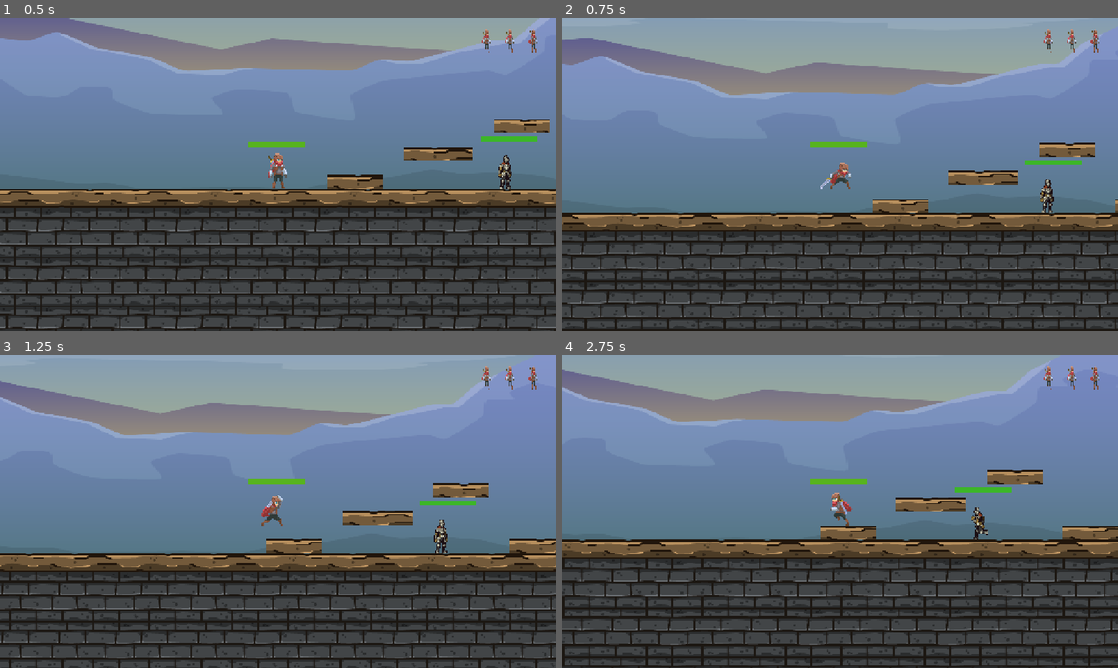
Above: before the commit, frames 1-4 (two rows, left to right).
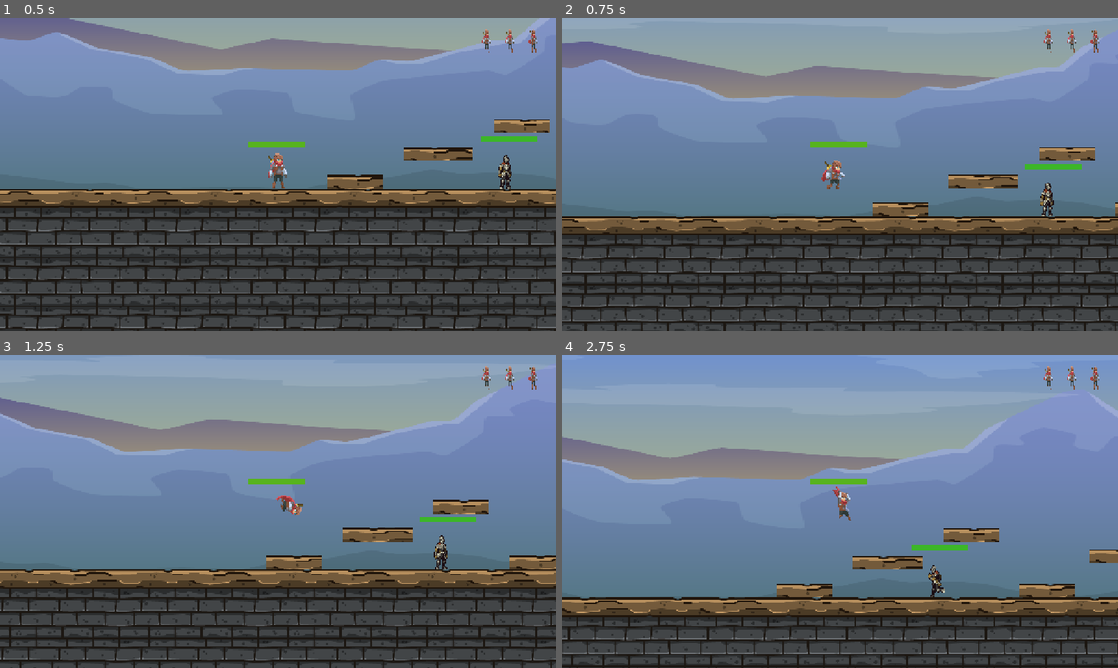
Above: after the commit, the same moments.

Repository: NicoCuadrado/FinalProgAvanzadaGodot
Game: Godot game, scene res://escenas/nivel_1.tscn
The game is run twice, just before and just after one commit, with the same random seed, the same clock (stepped at 60 frames per second) and the same inputs.
Inputs (mouse positions are in pixels of both pictures, inside the frame that each line leads up to):
- Up to frame 1 (0.5 s): no input
- Up to frame 2 (0.75 s): tap Enter (ui_accept) at 0.5, 0.6 s; move the mouse to (962, 158) at 0.52 s; hold Right (ui_right) from 0.53 s (still down); click (962, 158) at 0.67 s
- Up to frame 3 (1.25 s): keep holding Right (ui_right); tap Enter (ui_accept) at 0.77, 1.07 s
- Up to frame 4 (2.75 s): move the mouse to (728, 527) at 1.27 s; tap Enter (ui_accept) at 1.35, 1.52, 1.82, 2.1 s; move the mouse to (895, 442) at 2.02 s; release Right (ui_right) at 2.03 s; hold Left (ui_left) from 2.03 s (still down)

Frame 1 is identical in both runs. In frame 2, 27% of the frame differs, in the area x 0-100%, y 4-100%; in frame 3, 39%; in frame 4, 71%, in the area x 0-100%, y 0-100%.

Commit message:
Doble salto
Agregue la animacion de salto y el doble salto

Diff:
--- a/escenas/player.tscn
+++ b/escenas/player.tscn
@@ -54,6 +54,30 @@
 atlas = ExtResource("1_esbpa")
 region = Rect2(252, 333, 42, 37)
 
+[sub_resource type="AtlasTexture" id="AtlasTexture_mn7w3"]
+atlas = ExtResource("1_esbpa")
+region = Rect2(197, 74, 47, 37)
+
+[sub_resource type="AtlasTexture" id="AtlasTexture_jt2sh"]
+atlas = ExtResource("1_esbpa")
+region = Rect2(244, 74, 47, 37)
+
+[sub_resource type="AtlasTexture" id="AtlasTexture_sdwtm"]
+atlas = ExtResource("1_esbpa")
+region = Rect2(291, 74, 47, 37)
+
+[sub_resource type="AtlasTexture" id="AtlasTexture_abcdt"]
+atlas = ExtResource("1_esbpa")
+region = Rect2(9, 111, 47, 37)
+
+[sub_resource type="AtlasTexture" id="AtlasTexture_jr8nv"]
+atlas = ExtResource("1_esbpa")
+region = Rect2(56, 111, 47, 37)
+
+[sub_resource type="AtlasTexture" id="AtlasTexture_4csdi"]
+atlas = ExtResource("1_esbpa")
+region = Rect2(103, 111, 47, 37)
+
 [sub_resource type="AtlasTexture" id="AtlasTexture_g1ak7"]
 atlas = ExtResource("1_esbpa")
 region = Rect2(0, 0, 51, 38)
@@ -69,6 +93,46 @@
 [sub_resource type="AtlasTexture" id="AtlasTexture_n2wyw"]
 atlas = ExtResource("1_esbpa")
 region = Rect2(153, 0, 51, 38)
+
+[sub_resource type="AtlasTexture" id="AtlasTexture_nrm58"]
+atlas = ExtResource("1_esbpa")
+region = Rect2(9, 74, 47, 37)
+
+[sub_resource type="AtlasTexture" id="AtlasTexture_hydpe"]
+atlas = ExtResource("1_esbpa")
+region = Rect2(56, 74, 47, 37)
+
+[sub_resource type="AtlasTexture" id="AtlasTexture_hbygi"]
+atlas = ExtResource("1_esbpa")
+region = Rect2(103, 74, 47, 37)
+
+[sub_resource type="AtlasTexture" id="AtlasTexture_kc3iu"]
+atlas = ExtResource("1_esbpa")
+region = Rect2(150, 74, 47, 37)
+
+[sub_resource type="AtlasTexture" id="AtlasTexture_idkqs"]
+atlas = ExtResource("1_esbpa")
+region = Rect2(197, 74, 47, 37)
+
+[sub_resource type="AtlasTexture" id="AtlasTexture_lircq"]
+atlas = ExtResource("1_esbpa")
+region = Rect2(244, 74, 47, 37)
+
+[sub_resource type="AtlasTexture" id="AtlasTexture_rvju6"]
+atlas = ExtResource("1_esbpa")
+region = Rect2(291, 74, 47, 37)
+
+[sub_resource type="AtlasTexture" id="AtlasTexture_ewafl"]
+atlas = ExtResource("1_esbpa")
+region = Rect2(9, 111, 47, 37)
+
+[sub_resource type="AtlasTexture" id="AtlasTexture_ahx5a"]
+atlas = ExtResource("1_esbpa")
+region = Rect2(56, 111, 47, 37)
+
+[sub_resource type="AtlasTexture" id="AtlasTexture_pn22k"]
+atlas = ExtResource("1_esbpa")
+region = Rect2(103, 111, 47, 37)
 
 [sub_resource type="AtlasTexture" id="AtlasTexture_rbrud"]
 atlas = ExtResource("1_esbpa")
@@ -144,6 +208,29 @@
 }, {
 "frames": [{
 "duration": 1.0,
+"texture": SubResource("AtlasTexture_mn7w3")
+}, {
+"duration": 1.0,
+"texture": SubResource("AtlasTexture_jt2sh")
+}, {
+"duration": 1.0,
+"texture": SubResource("AtlasTexture_sdwtm")
+}, {
+"duration": 1.0,
+"texture": SubResource("AtlasTexture_abcdt")
+}, {
+"duration": 1.0,
+"texture": SubResource("AtlasTexture_jr8nv")
+}, {
+"duration": 1.0,
+"texture": SubResource("AtlasTexture_4csdi")
+}],
+"loop": false,
+"name": &"fall",
+"speed": 10.0
+}, {
+"frames": [{
+"duration": 1.0,
 "texture": SubResource("AtlasTexture_g1ak7")
 }, {
 "duration": 1.0,
@@ -157,6 +244,41 @@
 }],
 "loop": true,
 "name": &"idle",
+"speed": 10.0
+}, {
+"frames": [{
+"duration": 1.0,
+"texture": SubResource("AtlasTexture_nrm58")
+}, {
+"duration": 1.0,
+"texture": SubResource("AtlasTexture_hydpe")
+}, {
+"duration": 1.0,
+"texture": SubResource("AtlasTexture_hbygi")
+}, {
+"duration": 1.0,
+"texture": SubResource("AtlasTexture_kc3iu")
+}, {
+"duration": 1.0,
+"texture": SubResource("AtlasTexture_idkqs")
+}, {
+"duration": 1.0,
+"texture": SubResource("AtlasTexture_lircq")
+}, {
+"duration": 1.0,
+"texture": SubResource("AtlasTexture_rvju6")
+}, {
+"duration": 1.0,
+"texture": SubResource("AtlasTexture_ewafl")
+}, {
+"duration": 1.0,
+"texture": SubResource("AtlasTexture_ahx5a")
+}, {
+"duration": 1.0,
+"texture": SubResource("AtlasTexture_pn22k")
+}],
+"loop": false,
+"name": &"jump",
 "speed": 10.0
 }, {
 "frames": [{
@@ -202,10 +324,8 @@
 position = Vector2(3.00002, -15)
 scale = Vector2(2.59804, 2.68421)
 sprite_frames = SubResource("SpriteFrames_5vuvg")
-animation = &"death"
+animation = &"fall"
 autoplay = "idle"
-frame = 3
-frame_progress = 1.0
 
 [node name="CollisionShape2D" type="CollisionShape2D" parent="."]
 position = Vector2(14.5, -7)
--- a/script/player.gd
+++ b/script/player.gd
@@ -12,6 +12,10 @@
 var danio_ataque := 50
 var esta_atacando := false
 var esta_muerto := false
+
+
+var saltos_maximos := 2
+var saltos_actuales := 0
 
 func _ready() -> void:
 	health_component.death.connect(on_dead)
@@ -29,9 +33,25 @@
 	if !is_on_floor():
 		velocity.y += gravedad * delta
 	else:
-		if Input.is_action_just_pressed("ui_accept"):
-			velocity.y = fuerza_salto
+		velocity.y = max(velocity.y, 0)
+		saltos_actuales = 0  # ✅ Resetear saltos al tocar el piso
 
+	# --- SALTO Y DOBLE SALTO ---
+	if Input.is_action_just_pressed("ui_accept") and saltos_actuales < saltos_maximos:
+		velocity.y = fuerza_salto
+		saltos_actuales += 1
+
+	if saltos_actuales == 1:
+		sprite_animation.play("jump")  # animación de primer salto
+	elif saltos_actuales == 2:
+		sprite_animation.play("jump")  # animación de doble salto
+
+	# Animación de caída si no está en el piso
+	#if !is_on_floor() and velocity.y > 0:
+	#	if sprite_animation.animation != "fall":
+	#		sprite_animation.play("fall")
+
+	# Movimiento lateral
 	if !esta_atacando:
 		var direccion_x := 0
 		if Input.is_action_pressed("ui_left"):
Not shown: 1 places in escenas/player.tscn that only renumber resources
